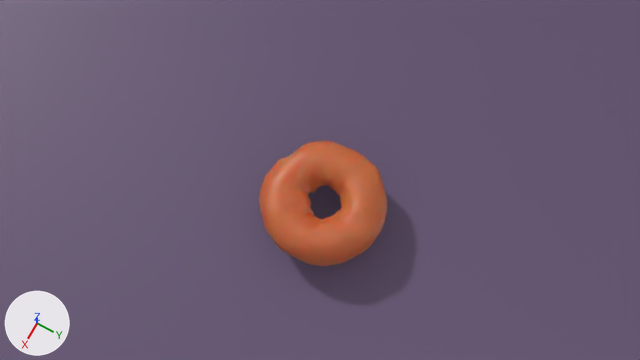
One commit to the Blender file donut.blend: the scene before it, then after it.
The view is the same before and after, from the file's camera 'Camera'. The axes (+X, +Y, +Z) are drawn at lower left. The lights are the same throughout.

Script lines for the objects in view, before the commit:
```python
mat_material = principled_material('Material')
mat_material.base_color = (0.601, 0.141, 0.0392)  # orange #cc6938
mat_material.roughness = 0.452
mat_material.subsurface_weight = 1.0
mat_material.subsurface_radius = (0.002, 0.002, 0.002)
mat_material.subsurface_scale = 0.049
me_plane_001 = bpy.data.meshes.new('Plane.001')
me_plane_001.from_pydata([(-1.0, -1.0, 0.0), (1.0, -1.0, 0.0), (-1.0, 1.0, 0.0), (1.0, 1.0, 0.0)], [], [(0, 1, 3, 2)])
me_plane_001.materials.append(mat_material_001)  # dark purple #5f4d6e
me_torus = bpy.data.meshes.new('Torus')
me_torus.from_pydata(...)  # 360 vertices, 360 faces; spans x -0.0506..0.0512, y -0.0523..0.0523, z -0.0224..0.0203
me_torus.polygons.foreach_set('use_smooth', [True] * 360)
me_torus.materials.append(mat_material)  # orange #cc6938
ob_plane = bpy.data.objects.new('Plane', me_plane_001)
ob_plane.location = (0.0013, 0.006, -0.036)
ob_torus = bpy.data.objects.new('Torus', me_torus)
ob_torus.location = (-0.0027, -0.0019, -0.0035)
_m = ob_torus.modifiers.new('Subdivision', 'SUBSURF')
_m.levels = 2
```
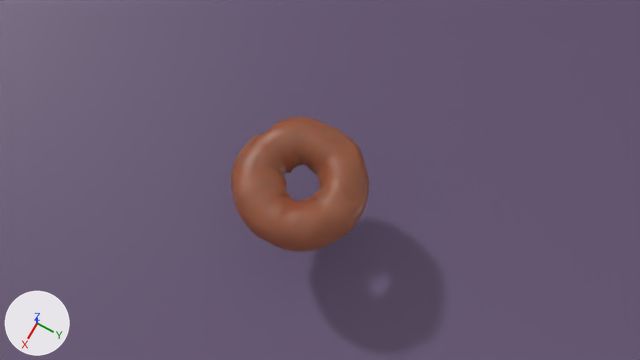
Commit message: Add files via upload
add shadow

The change, as a list of edits to the scene's bpy script:
```text
Change mat_material:
    mat_material.base_color: (0.601, 0.141, 0.0392) -> (0.293, 0.0883, 0.0392)  # orange #cc6938 -> brown #935438
Change ob_torus:
    ob_torus.location: (-0.0027, -0.0019, -0.0035) -> (0.0052, -0.0173, 0.0521)
```

What differs and where, as boxes [x1, y1, x2, y2] in the pictures (640 x 360 px):
'Torus', recoloured, moved
    before: [259, 141, 387, 266]
    after: [231, 117, 369, 252]
